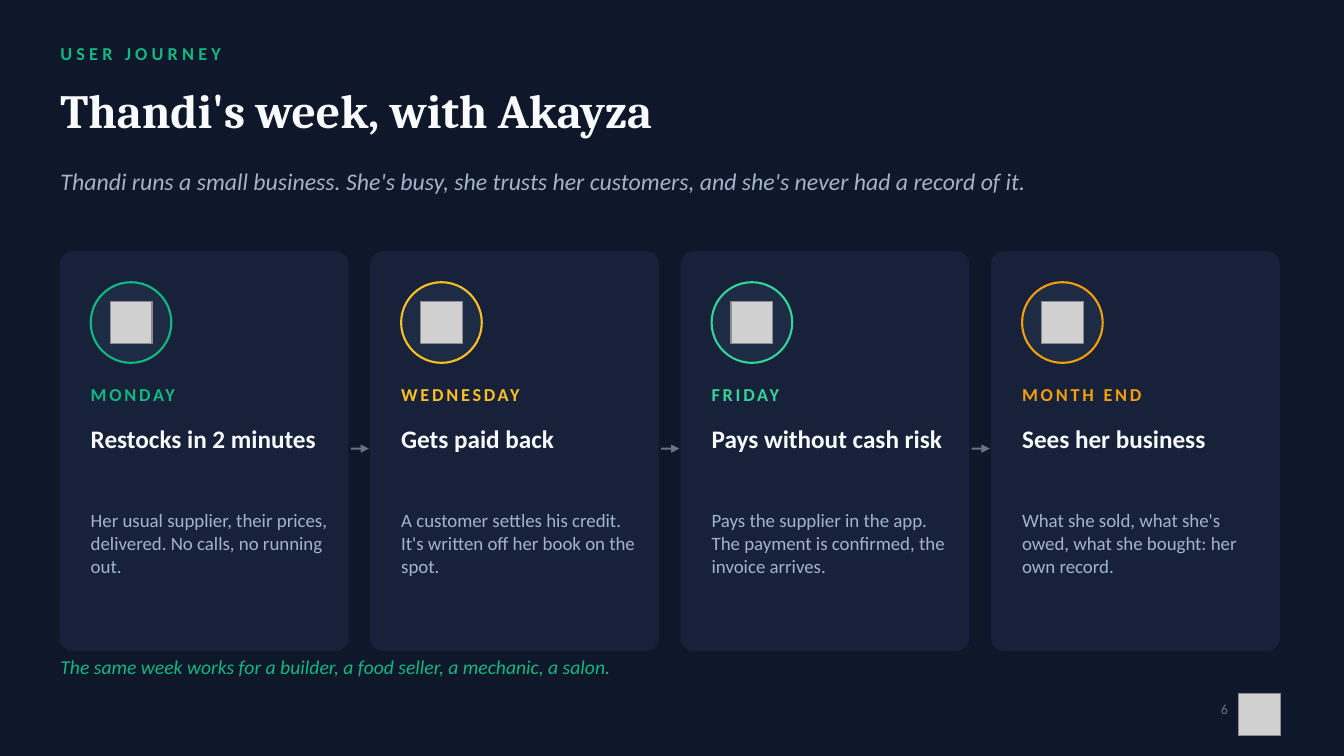
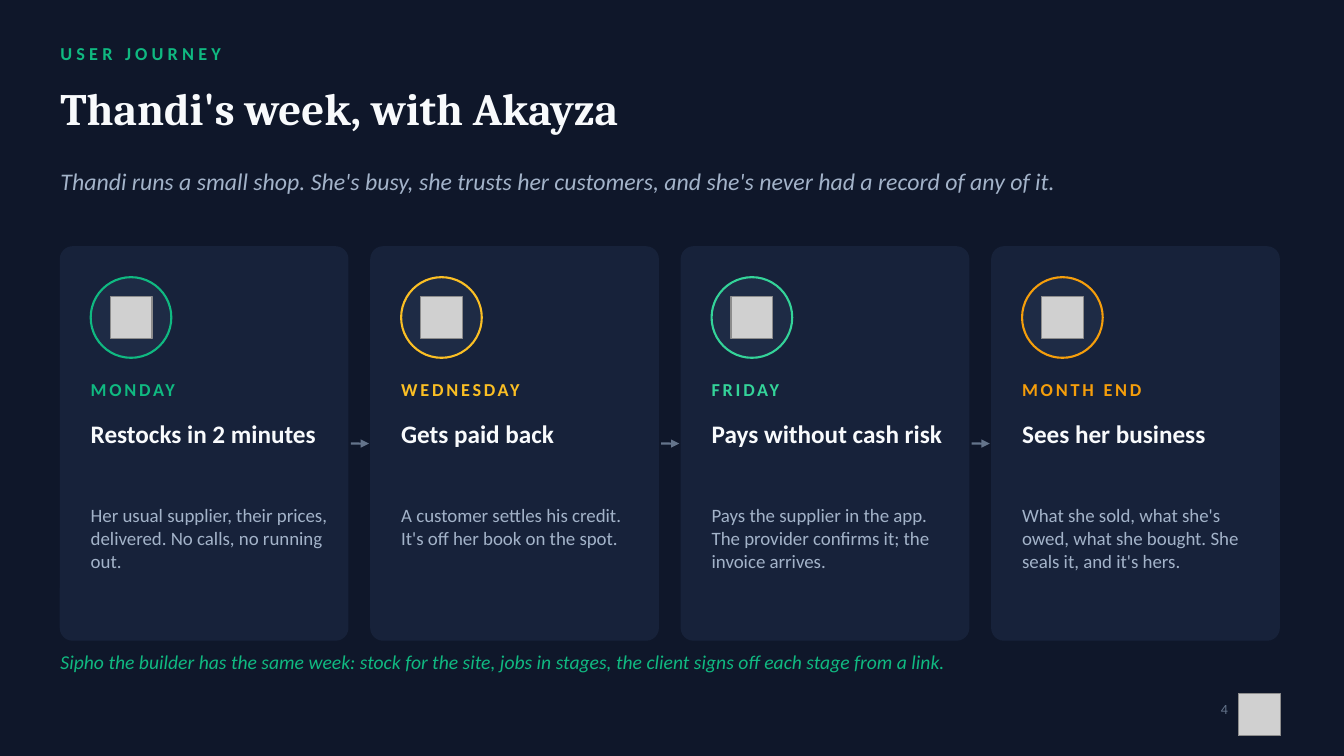
Before and after one commit to Mandla78/KasiFlow, a slide deck: slide 4 of docs/submission/05_final_submission/Akayza_Pitch_TeamPR.pptx (slide 6 before the commit). Drawn at 1344x756 pixels with LibreOffice and Linux fonts; fonts in the diff are those of the drawing; grey boxes stand for pictures. Boxes give left, top, right and bottom in pixels: in the first picture for what was removed or moved away, otherwise in the second. Text is boxed around its words. In the diff, an @@ line names an element or a change of style, - is before the commit and + after.

```diff
--- a/docs/submission/05_final_submission/Akayza_Pitch_TeamPR.pptx
+++ b/docs/submission/05_final_submission/Akayza_Pitch_TeamPR.pptx
@@ text "Thandi's week, with Akayza" at <box>60,93,618,135</box>: size 34 to 32 pt @@
@@ text at <box>60,173,1054,194</box>: text changed @@
-Thandi runs a small business. She's busy, she trusts her customers, and she's never had a record of it.
+Thandi runs a small shop. She's busy, she trusts her customers, and she's never had a record of any of it.
@@ rounded rectangle: place and size @@
-rounded rectangle at <box>60,252,348,650</box>
+rounded rectangle at <box>60,247,348,640</box>
@@ rounded rectangle: place and size @@
-rounded rectangle at <box>371,252,658,650</box>
+rounded rectangle at <box>371,247,658,640</box>
@@ rounded rectangle: place and size @@
-rounded rectangle at <box>682,252,969,650</box>
+rounded rectangle at <box>682,247,969,640</box>
@@ rounded rectangle: place and size @@
-rounded rectangle at <box>992,252,1279,650</box>
+rounded rectangle at <box>992,247,1279,640</box>
@@ 9 texts, 4 pictures, 4 ellipses, 3 arrows: place and size @@
-9 texts, 4 pictures, 4 ellipses, 3 arrows at <box>91,282,1205,573</box>
+9 texts, 4 pictures, 4 ellipses, 3 arrows at <box>91,277,1205,568</box>
@@ text at <box>401,509,621,548</box>: text changed @@
-A customer settles his credit. It's written off her book on the spot.
+A customer settles his credit. It's off her book on the spot.
@@ text at <box>712,509,930,568</box>: text changed @@
-Pays the supplier in the app. The payment is confirmed, the invoice arrives.
+Pays the supplier in the app. The provider confirms it; the invoice arrives.
@@ text at <box>1022,509,1239,570</box>: text changed @@
-What she sold, what she's owed, what she bought: her own record.
+What she sold, what she's owed, what she bought. She seals it, and it's hers.
@@ text at <box>60,655,944,673</box>: text changed @@
-The same week works for a builder, a food seller, a mechanic, a salon.
+Sipho the builder has the same week: stock for the site, jobs in stages, the client signs off each stage from a link.
@@ text at <box>1221,705,1228,714</box>: text changed @@
-6
+4
```
Also in this commit, not shown: 4 other slides changed, 5 slides added, 16 slides removed, 2 other files.
